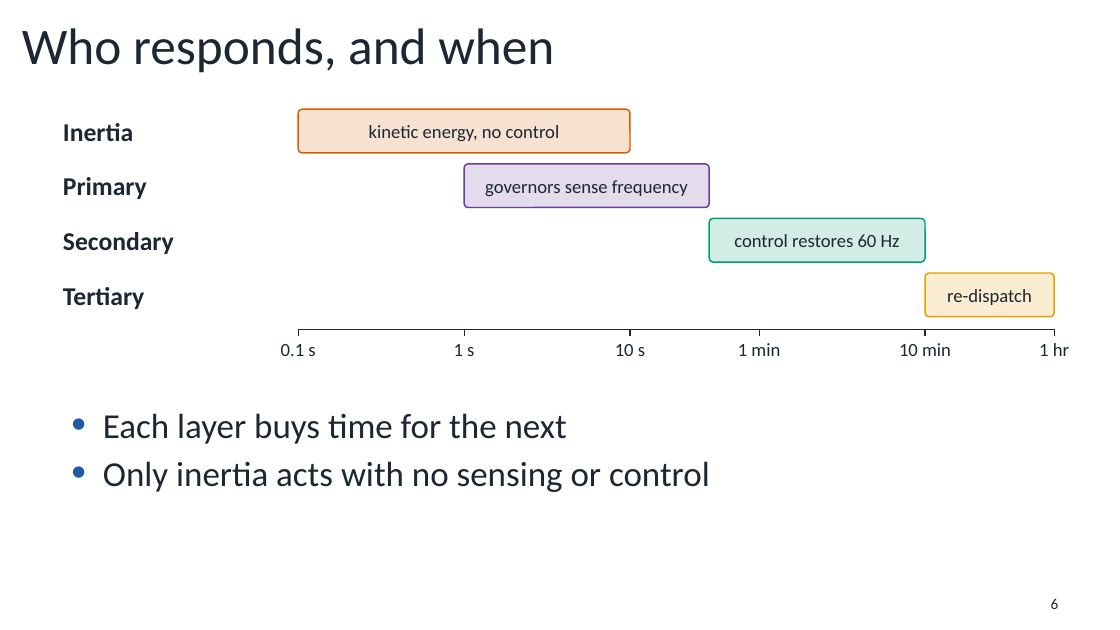
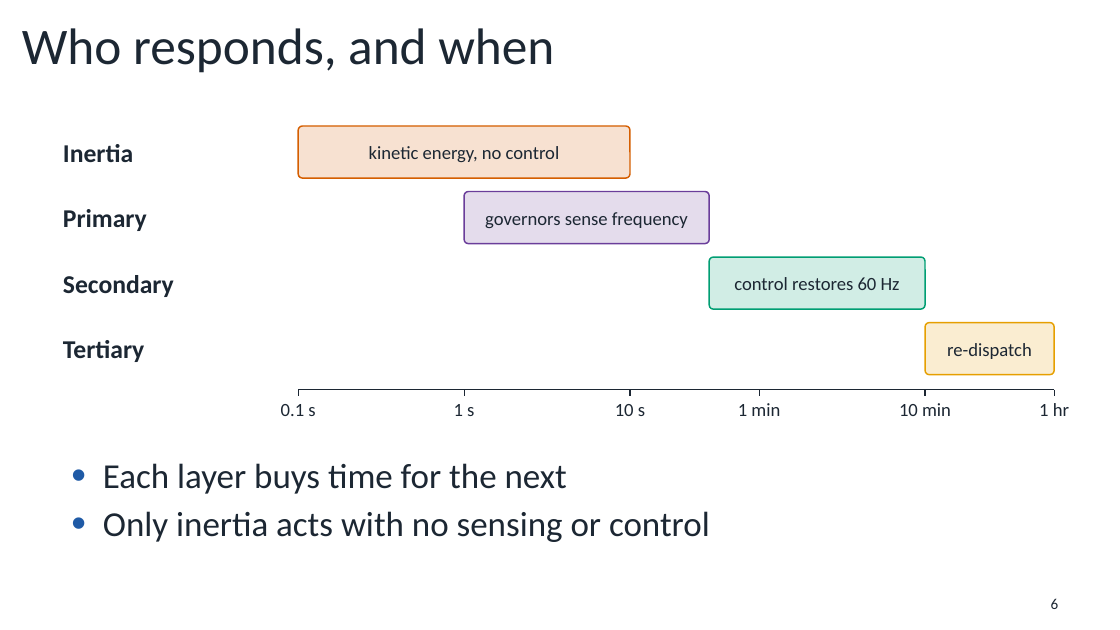
Before and after one commit to willowhughes/powerpoint, a slide deck: slide 6 of examples/grid_frequency.pptx. Drawn at 1120x630 pixels with LibreOffice and Linux fonts; fonts in the diff are those of the drawing. Boxes give left, top, right and bottom in pixels: in the first picture for what was removed or moved away, otherwise in the second. Text is boxed around its words. In the diff, an @@ line names an element or a change of style, - is before the commit and + after.

```diff
--- a/examples/grid_frequency.pptx
+++ b/examples/grid_frequency.pptx
@@ text "Inertia": place and size @@
-text "Inertia" at box(63, 123, 133, 141)
+text "Inertia" at box(63, 144, 133, 162)
@@ rounded rectangle "kinetic energy, no control": place and size @@
-rounded rectangle "kinetic energy, no control" at box(298, 109, 630, 153)
+rounded rectangle "kinetic energy, no control" at box(298, 126, 630, 178)
@@ text "Primary": place and size @@
-text "Primary" at box(63, 177, 147, 199)
+text "Primary" at box(63, 209, 147, 231)
@@ rounded rectangle "governors sense frequency": place and size @@
-rounded rectangle "governors sense frequency" at box(465, 164, 710, 208)
+rounded rectangle "governors sense frequency" at box(465, 192, 710, 244)
@@ text "Secondary": place and size @@
-text "Secondary" at box(63, 232, 174, 254)
+text "Secondary" at box(63, 275, 174, 297)
@@ rounded rectangle "control restores 60 Hz": place and size @@
-rounded rectangle "control restores 60 Hz" at box(709, 218, 925, 262)
+rounded rectangle "control restores 60 Hz" at box(709, 257, 925, 309)
@@ text "Tertiary": place and size @@
-text "Tertiary" at box(63, 287, 144, 309)
+text "Tertiary" at box(63, 340, 144, 362)
@@ proportions changed in 4 elements at box(298, 126, 630, 178), box(465, 192, 710, 244), box(709, 257, 925, 309), box(925, 323, 1054, 375) @@
@@ rounded rectangle "re-dispatch": place and size @@
-rounded rectangle "re-dispatch" at box(925, 273, 1054, 317)
+rounded rectangle "re-dispatch" at box(925, 323, 1054, 375)
@@ 7 lines, 6 texts: place and size @@
-7 lines, 6 texts at box(281, 329, 1069, 356)
+7 lines, 6 texts at box(281, 390, 1069, 416)
@@ text "Each layer buys time for ...": place and size @@
-text "Each layer buys time for ..." at box(103, 413, 710, 492)
+text "Each layer buys time for ..." at box(103, 463, 710, 542)
```
Also in this commit, not shown: 6 other slides changed, 2 other files.
